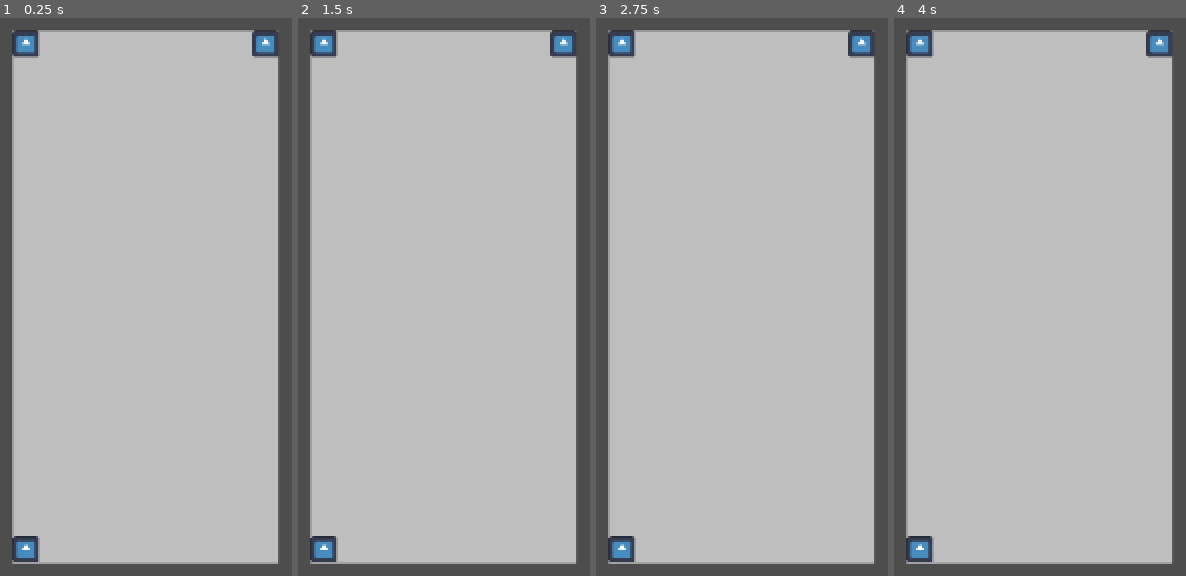
Above: before the commit, frames 1-4 (left to right).
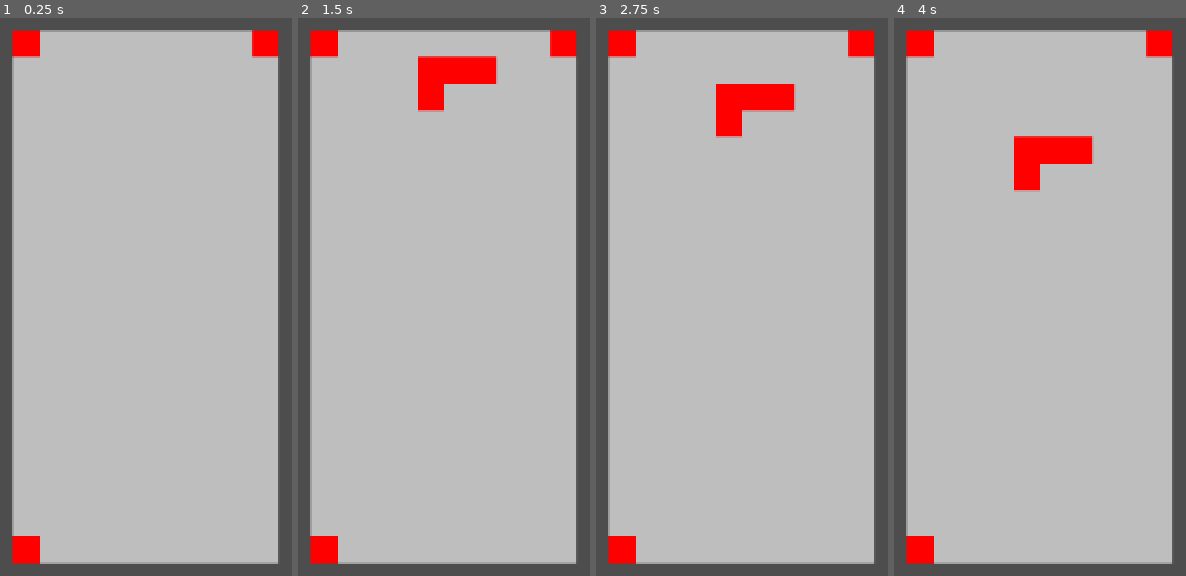
Above: after the commit, the same moments.

Repository: AsgerHB/create-jam-spring-2025
Game: Godot game, scene res://Scenes/Game.tscn
Same seed, same stepped clock (60 frames per second), same inputs: the game is played once before the commit and once after it. The engine's default icon, where the game draws it, is replaced by a stand-in: a white triangle on a blue panel in a dark square.
Inputs:
- Up to frame 1 (0.25 s): no input
- Up to frame 2 (1.5 s): tap Enter at 0.5 s; tap Space at 1.25 s
- Up to frame 3 (2.75 s): tap Enter at 2 s
- Up to frame 4 (4 s): tap Space at 2.75 s; tap Enter at 3.5 s

The runs differ from the first frame. In frame 1, 1.4% of the frame differs, in the area x 4-96%, y 2-98%; in frame 2, 3.2%; in frame 3, 3.2%; in frame 4, 3.2%.

Commit message:
Add basic falling tetriminos and template

Diff:
--- a/Prefabs/Cell.tscn
+++ b/Prefabs/Cell.tscn
@@ -1,11 +1,6 @@
-[gd_scene load_steps=3 format=3 uid="uid://cuo37ijhwa1ew"]
+[gd_scene load_steps=2 format=3 uid="uid://cuo37ijhwa1ew"]
 
 [ext_resource type="Script" uid="uid://yr2tvymwtp2h" path="res://Scripts/Cell.gd" id="1_tf5rp"]
-[ext_resource type="Texture2D" uid="uid://cqil6a8vsf8yd" path="res://icon.svg" id="2_mdjbt"]
 
 [node name="Cell" type="Node2D"]
 script = ExtResource("1_tf5rp")
-
-[node name="Sprite2D" type="Sprite2D" parent="."]
-scale = Vector2(0.245609, 0.245609)
-texture = ExtResource("2_mdjbt")
--- /dev/null
+++ b/Prefabs/Tetriminos.tscn
@@ -0,0 +1,6 @@
+[gd_scene load_steps=2 format=3 uid="uid://dmexrcsp4jh1v"]
+
+[ext_resource type="Script" uid="uid://0mya0f5x0amh" path="res://Scripts/Tetriminos.gd" id="1_br4m3"]
+
+[node name="Tetriminos" type="Node2D"]
+script = ExtResource("1_br4m3")
--- a/Prefabs/tetris_game.tscn
+++ b/Prefabs/tetris_game.tscn
@@ -1,12 +1,12 @@
-[gd_scene load_steps=3 format=3 uid="uid://dtj6g7cn5y1ah"]
+[gd_scene load_steps=2 format=3 uid="uid://dtj6g7cn5y1ah"]
 
 [ext_resource type="Script" uid="uid://dhcv8k3pcomjn" path="res://TetrisGame.gd" id="1_43n6e"]
-[ext_resource type="Texture2D" uid="uid://cqil6a8vsf8yd" path="res://icon.svg" id="2_blw18"]
 
 [node name="TetrisGame" type="Node2D"]
 script = ExtResource("1_43n6e")
 
-[node name="Sprite2D" type="Sprite2D" parent="."]
-modulate = Color(0.215686, 1, 0.101961, 1)
-scale = Vector2(0.188254, 0.188254)
-texture = ExtResource("2_blw18")
+[node name="TickTimer" type="Timer" parent="."]
+wait_time = 0.05
+autostart = true
+
+[connection signal="timeout" from="TickTimer" to="." method="_on_tick"]
--- a/Scripts/Cell.gd
+++ b/Scripts/Cell.gd
@@ -1,8 +1,18 @@
 extends Node2D
 class_name Cell
 
-enum CellType {
+const CELL_SIZE: int = 32
+
+enum Type {
 	Standard
 }
 
-@export var type: CellType = CellType.Standard;
+@export var type: Type = Type.Standard;
+
+func _draw() -> void:
+	const rec = Rect2(-CELL_SIZE / 2, -CELL_SIZE / 2, CELL_SIZE, CELL_SIZE)
+	# TODO: Use sprites
+	if type == Type.Standard:
+		draw_rect(rec, Color.RED)
+	else:
+		draw_rect(rec, Color.MAGENTA)
--- /dev/null
+++ b/Scripts/CellTemplate.gd
@@ -0,0 +1,8 @@
+class_name CellTemplate
+
+var pos: Vector2i
+var type: Cell.Type
+
+func _init(x: int, y: int, type: Cell.Type) -> void:
+	self.pos = Vector2i(x, y)
+	self.type = type
--- a/Scripts/Tetriminos.gd
+++ b/Scripts/Tetriminos.gd
@@ -1,2 +1,15 @@
 extends Node2D
 class_name Tetriminos
+
+const CELL_SIZE: int = 32
+
+const cell_prefab = preload("res://Prefabs/Cell.tscn")
+
+var cells: Array[Cell]
+
+func setup(template: TetriminosTemplate):
+	for ct in template.cells:
+		var cell: Cell = cell_prefab.instantiate()
+		add_child(cell)
+		cell.position = ct.pos * CELL_SIZE
+		cell.type = ct.type
--- /dev/null
+++ b/Scripts/TetriminosTemplate.gd
@@ -0,0 +1,6 @@
+class_name TetriminosTemplate
+
+var cells: Array[CellTemplate] = []
+
+func _init(cells: Array[CellTemplate]) -> void:
+	self.cells = cells
--- a/TetrisGame.gd
+++ b/TetrisGame.gd
@@ -5,12 +5,27 @@
 const HEIGHT: int = 20
 const CELL_SIZE: int = 32
 
+# TODO: Both of these are basically empty, maybe unnecessary
 const cell_prefab: PackedScene = preload("res://Prefabs/Cell.tscn")
+const tetriminos_prefab: PackedScene = preload("res://Prefabs/Tetriminos.tscn")
+
+var example_tetriminos = TetriminosTemplate.new([
+	CellTemplate.new(-1, 0, Cell.Type.Standard),
+	CellTemplate.new(0, 0, Cell.Type.Standard),
+	CellTemplate.new(1, 0, Cell.Type.Standard),
+	CellTemplate.new(-1, 1, Cell.Type.Standard),
+])
+
+@export var move_interval_ticks: int = 14
+@export var move_fast_interval_ticks: int = 2
 
 var grid: Array = []
+var falling_tetriminos: Tetriminos = null
+var ticks_since_last_move: int = 0
+
+var move_int
 
 func _ready() -> void:
-	print("AHWD")
 	for row in range(HEIGHT):
 		var r = []
 		for col in range(WIDTH):
@@ -18,14 +33,18 @@
 		grid.append(r)
 
 	# TEST
-	set_at(0, 0, Cell.CellType.Standard)
-	set_at(0, HEIGHT-1, Cell.CellType.Standard)
-	set_at(WIDTH-1, 0, Cell.CellType.Standard)
+	set_at(0, 0, Cell.Type.Standard)
+	set_at(0, HEIGHT-1, Cell.Type.Standard)
+	set_at(WIDTH-1, 0, Cell.Type.Standard)
+
 
 func get_at(x: int, y: int) -> Cell:
+	if x < 0 || x >= WIDTH || y < 0 || y >= HEIGHT:
+		return null
 	return grid[y][x]
 
-func set_at(x: int, y: int, type: Cell.CellType) -> Cell:
+
+func set_at(x: int, y: int, type: Cell.Type) -> Cell:
 	var cur = get_at(x, y)
 	if cur != null:
 		return cur  # TODO: Replace?
@@ -35,6 +54,35 @@
 	cell.type = type
 	return cell
 
+
 func _draw() -> void:
 	var half = 0.5 * CELL_SIZE
 	draw_rect(Rect2(-half, -half, WIDTH * CELL_SIZE, HEIGHT * CELL_SIZE), Color.GRAY)
+
+func get_next_tetriminos_from_deck() -> TetriminosTemplate:
+	# TODO Draw from deck instead
+	return example_tetriminos
+
+
+func _on_tick() -> void:
+	# TODO Incorporate with other tick stuff
+	ticks_since_last_move += 1
+	if ticks_since_last_move < move_interval_ticks:
+		return
+
+	ticks_since_last_move = 0
+
+	# Move the falling brick - if we have any
+	if falling_tetriminos == null:
+		print("Spawning new falling tetriminos")
+		var template = get_next_tetriminos_from_deck()
+		falling_tetriminos = tetriminos_prefab.instantiate()
+		add_child(falling_tetriminos)
+		falling_tetriminos.setup(template)
+		falling_tetriminos.position = Vector2i(WIDTH / 2, 0) * CELL_SIZE
+
+		# TODO: Check if collision with existing cells -> game over
+		return
+
+	# TODO: Check if collision with existing cells -> place it instead
+	falling_tetriminos.position.y += CELL_SIZE
Not shown, added: Scripts/CellTemplate.gd.uid
Not shown, added: Scripts/TetriminosTemplate.gd.uid
